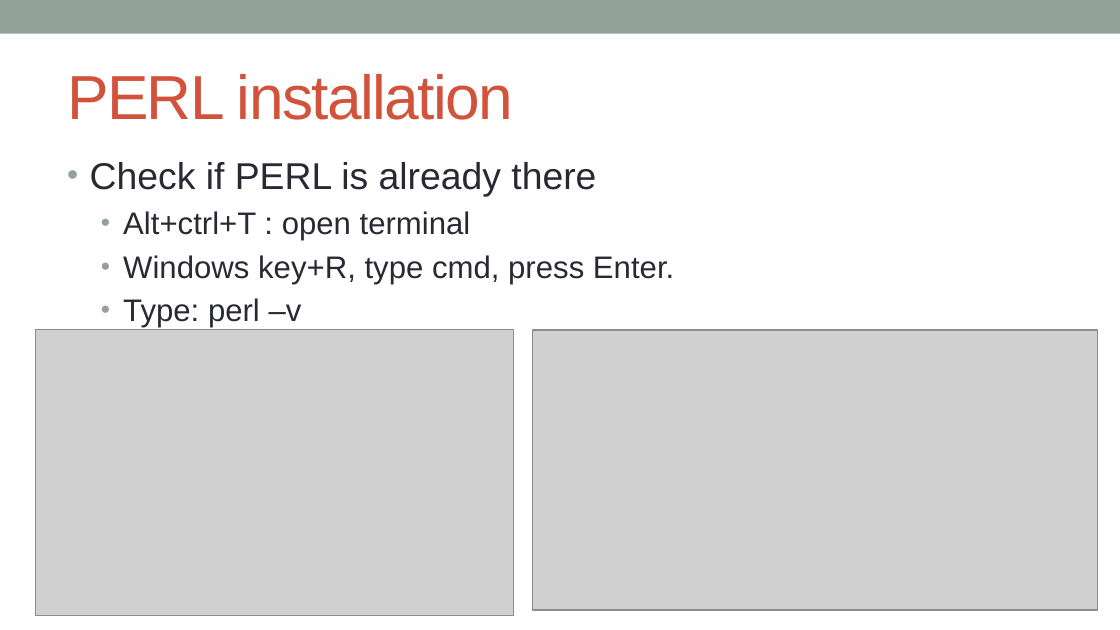
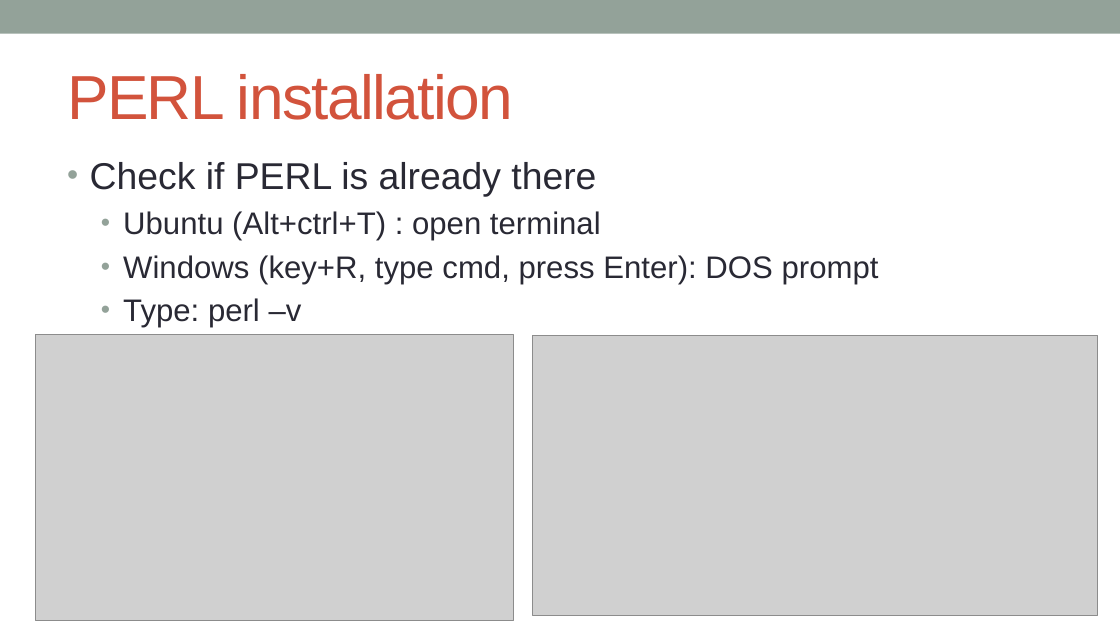
Before and after one commit to kanhu-pcr-code/bioinfo-PERL-course, a slide deck: slide 4 of PPTs/Getting_stared_with_perl.pptx. Drawn at 1120x630 pixels with LibreOffice and Linux fonts; fonts in the diff are those of the drawing; grey boxes stand for pictures. Boxes give left, top, right and bottom in pixels: in the first picture for what was removed or moved away, otherwise in the second. Text is boxed around its words. In the diff, an @@ line names an element or a change of style, - is before the commit and + after.

```diff
--- a/PPTs/Getting_stared_with_perl.pptx
+++ b/PPTs/Getting_stared_with_perl.pptx
@@ text at (123,211,879,284): text changed @@
-  • Alt+ctrl+T : open terminal
-  • Windows key+R, type cmd, press Enter.
+  • Ubuntu (Alt+ctrl+T) : open terminal
+  • Windows (key+R, type cmd, press Enter): DOS prompt
@@ picture: place and size @@
-picture at (36,329,513,615)
+picture at (36,335,513,620)
@@ picture: place and size @@
-picture at (532,330,1098,610)
+picture at (532,335,1098,615)
```
Also in this commit, not shown: 7 other slides changed, 2 slides added, 22 other files.
